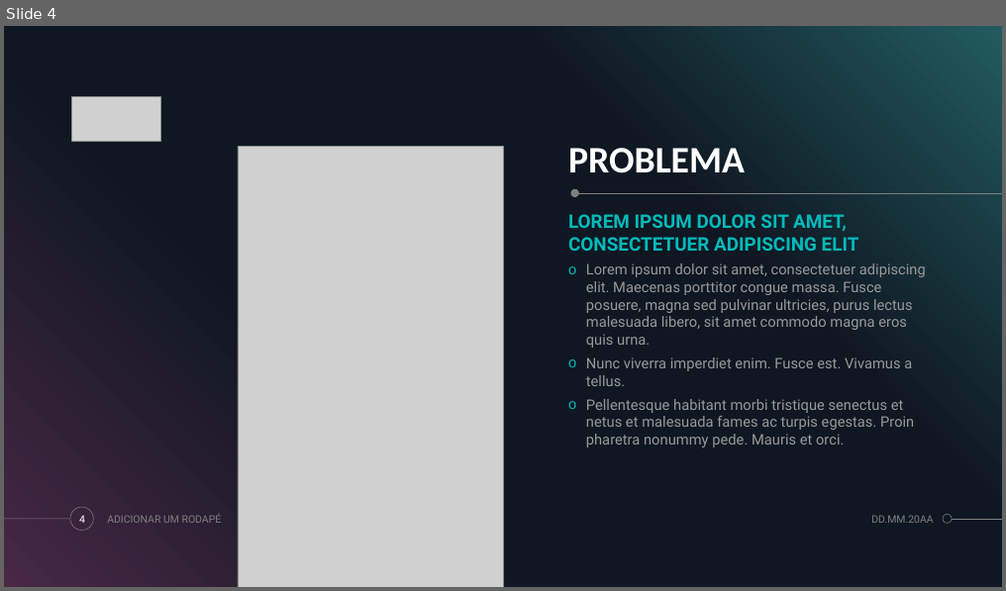
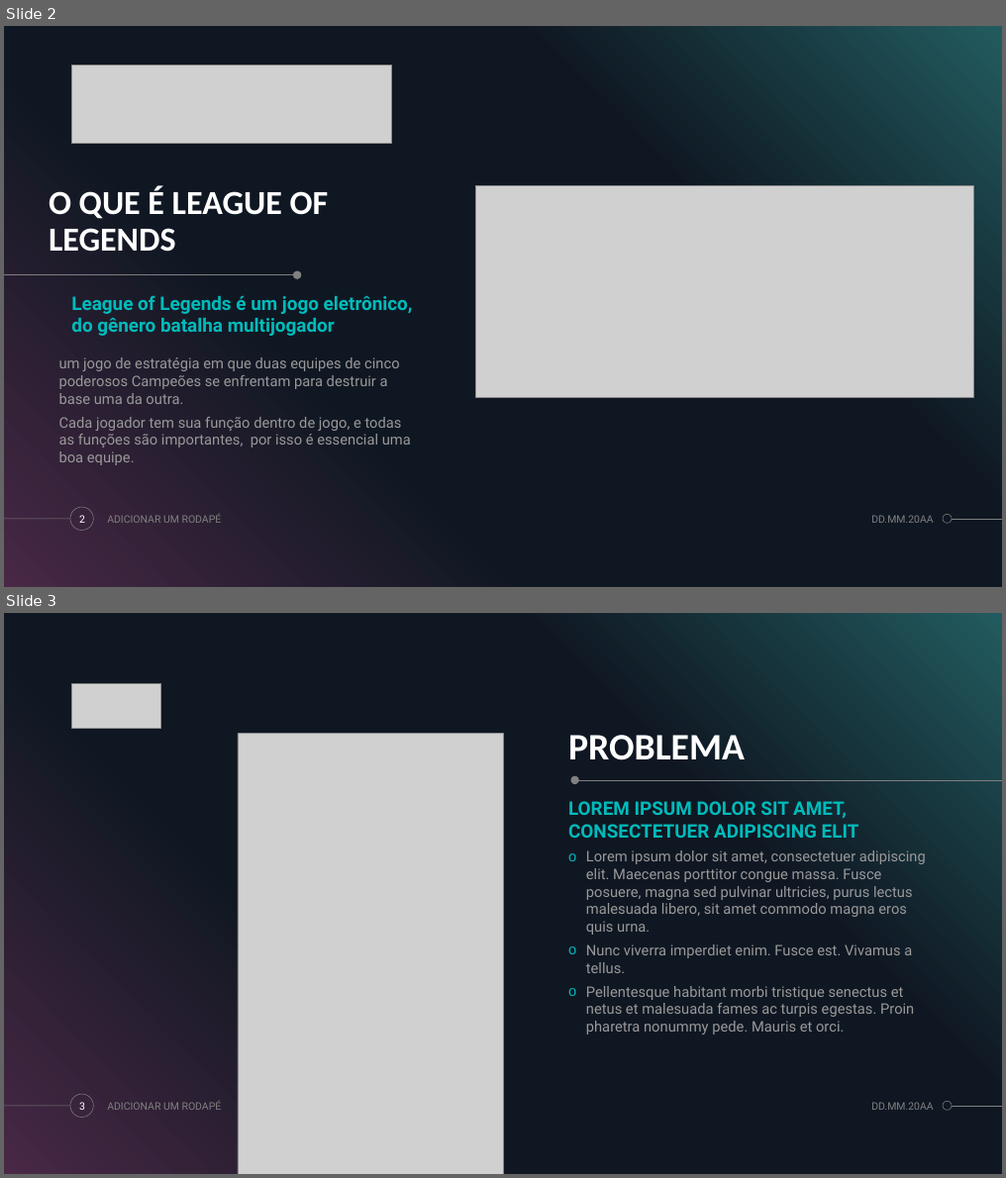
Before and after one commit to DanDan0608/Projeto-Individual, a slide deck: Apresentação-projeto-individual.pptx. Shown one above the other, each under a label of ours: slide 4 before the commit, slides 2 and 3 after it. The pictures are 1006x591 and 1006x1178 pixels, drawn with LibreOffice and Linux fonts; fonts in the diff are those of the drawing; grey boxes stand for pictures. Boxes give left, top, right and bottom in pixels: in the first picture for what was removed or moved away, otherwise in the second. Text is boxed around its words. In the diff, an @@ line names an element or a change of style, - is before the commit and + after.

```diff
--- a/Apresentação-projeto-individual.pptx
+++ b/Apresentação-projeto-individual.pptx
@@ slide 2 added at (4,26,1002,587), background #000000; not listed: 5 template elements that a slide beside it also shows @@
@@ picture added at (71,65,391,144) @@
@@ title added at (49,186,329,252), 32.4 pt, text #FFFFFF, bold @@
+O QUE É LEAGUE OF LEGENDS
@@ picture added at (475,185,973,397) @@
@@ line added from (4, 275) to (296, 275), #808080 0.5 pt @@
@@ ellipse added at (293,271,301,279), fill #808080 @@
@@ text added at (71,295,413,336), 18 pt, text #00BBBB, bold @@
+League of Legends é um jogo eletrônico, do gênero batalha multijogador
@@ text added at (59,358,411,466), 14 pt, text #999999 @@
+um jogo de estratégia em que duas equipes de cinco poderosos Campeões se enfrentam para destruir a base uma da outra.
+Cada jogador tem sua função dentro de jogo, e todas as funções são importantes, por isso é essencial uma boa equipe.
@@ page number added at (79,515,85,523), 10 pt, text #FFFFFF @@
+2
@@ text added at (107,514,222,523), 10 pt, text #808080 @@
+ADICIONAR UM RODAPÉ
@@ text added at (871,515,933,523), 10 pt, text #808080 @@
+DD.MM.20AA
@@ what was slide 4 is now slide 3 @@
@@ page number at (79,1102,85,1110): text changed @@
-4
+3
```
Also in this commit, not shown: 1 slide changed, 1 other slide added, 3 slides removed, 5 other files.
